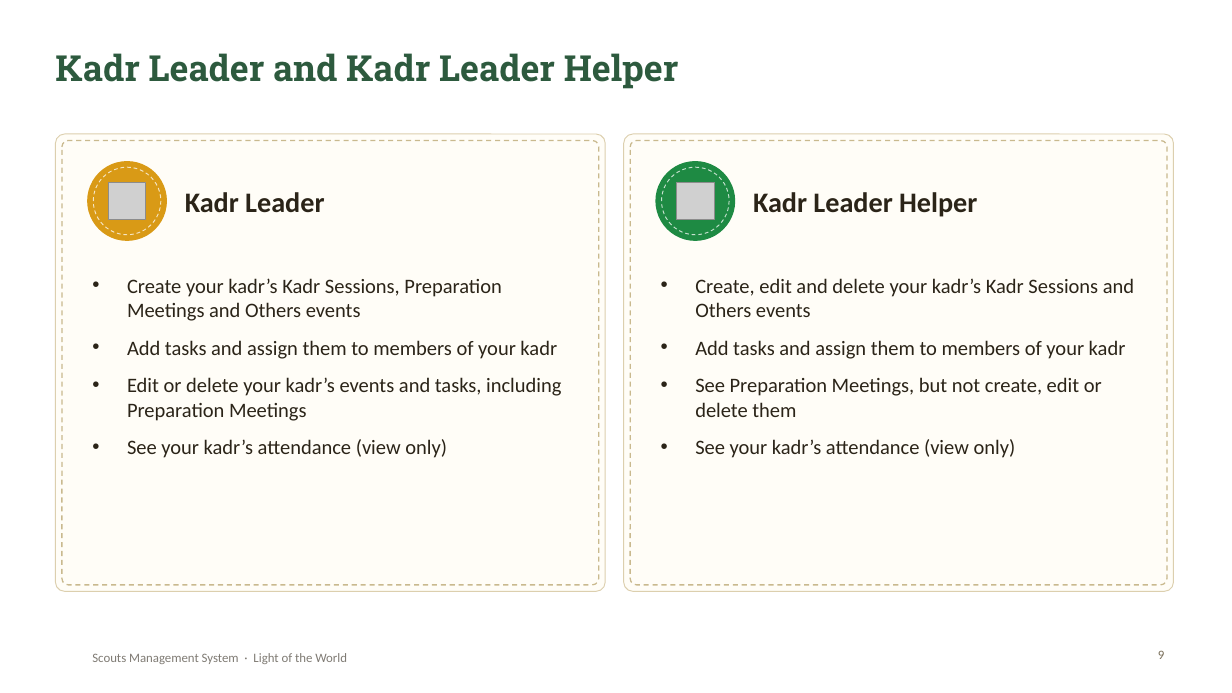
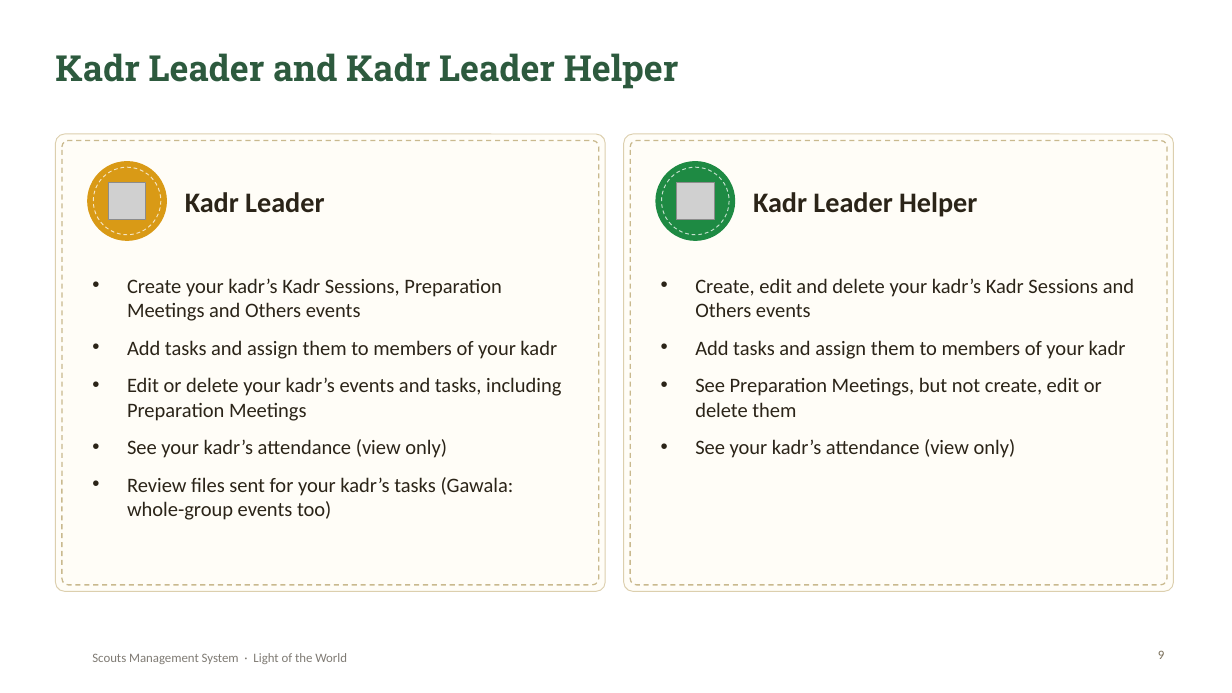
Before and after one commit to SamuelAtef123/Scouts-Management-System-Web-App, a slide deck: slide 9 of docs/Scouts-Project-Presentation.pptx. Drawn at 1232x693 pixels with LibreOffice and Linux fonts; fonts in the diff are those of the drawing; grey boxes stand for pictures; background and template pictures are left out. Boxes give left, top, right and bottom in pixels: in the first picture for what was removed or moved away, otherwise in the second. Text is boxed around its words. In the diff, an @@ line names an element or a change of style, - is before the commit and + after.

```diff
--- a/docs/Scouts-Project-Presentation.pptx
+++ b/docs/Scouts-Project-Presentation.pptx
@@ text at [127, 477, 514, 520]: paragraph added @@
+• Review files sent for your kadr’s tasks (Gawala: whole-group events too)
```
Also in this commit, not shown: 4 other slides changed, 23 other files.
